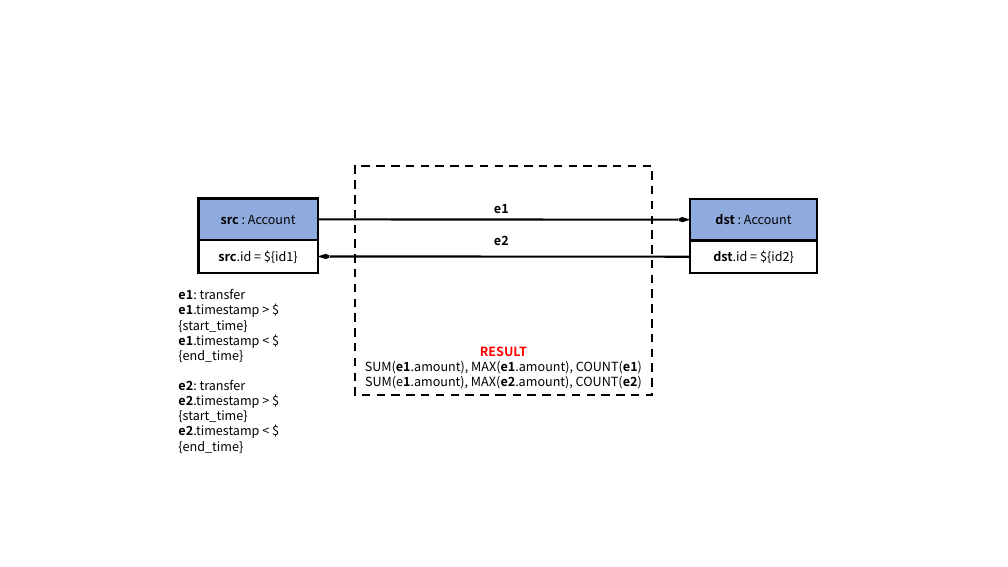
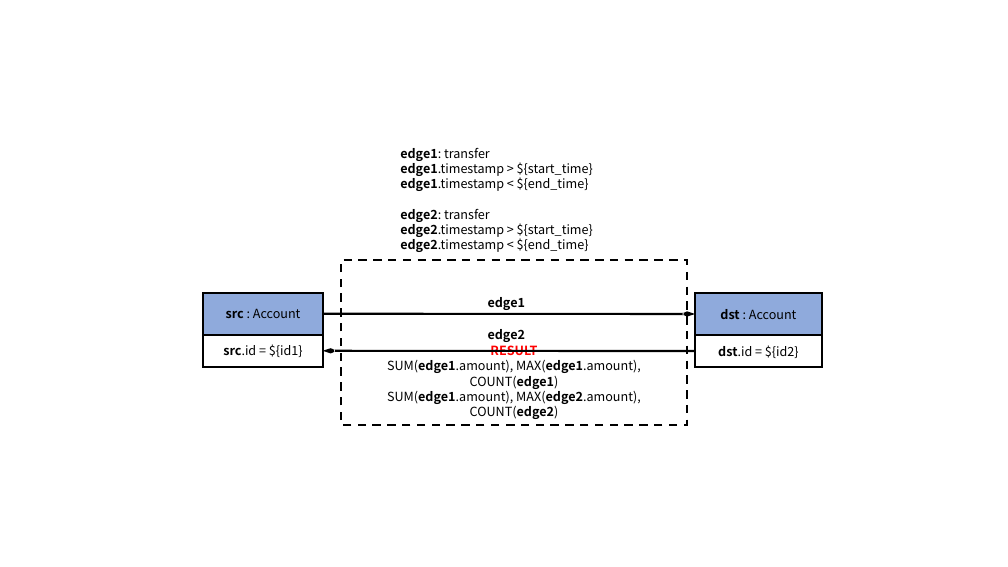
Before and after one commit to ldbc/ldbc_finbench_docs, a slide deck: slide 2 of patterns/transaction-simple-read.pptx. Drawn at 1008x567 pixels with LibreOffice and Linux fonts; fonts in the diff are those of the drawing. Boxes give left, top, right and bottom in pixels: in the first picture for what was removed or moved away, otherwise in the second. Text is boxed around its words. In the diff, an @@ line names an element or a change of style, - is before the commit and + after.

```diff
--- a/patterns/transaction-simple-read.pptx
+++ b/patterns/transaction-simple-read.pptx
@@ text at [400,148,593,252]: text changed @@
-e1: transfer
-e1.timestamp > ${start_time}
-e1.timestamp < ${end_time}
-e2: transfer
-e2.timestamp > ${start_time}
-e2.timestamp < ${end_time}
+edge1: transfer
+edge1.timestamp > ${start_time}
+edge1.timestamp < ${end_time}
+edge2: transfer
+edge2.timestamp > ${start_time}
+edge2.timestamp < ${end_time}
@@ rectangle "RESULT": place and size @@
-rectangle "RESULT" at [355,166,653,395]
+rectangle "RESULT" at [341,260,687,425]
@@ text at [488,297,525,310]: text changed @@
-e1
+edge1
@@ 4 rectangles, 2 arrows: place and size @@
-4 rectangles, 2 arrows at [199,199,817,273]
+4 rectangles, 2 arrows at [203,293,823,368]
@@ text at [488,329,525,342]: text changed @@
-e2
+edge2
@@ text in rectangle at [387,360,641,419]: text changed @@
-SUM(e1.amount), MAX(e1.amount), COUNT(e1)
-SUM(e1.amount), MAX(e2.amount), COUNT(e2)
+SUM(edge1.amount), MAX(edge1.amount), COUNT(edge1)
+SUM(edge1.amount), MAX(edge2.amount), COUNT(edge2)
```
Also in this commit, not shown: 23 other files.
